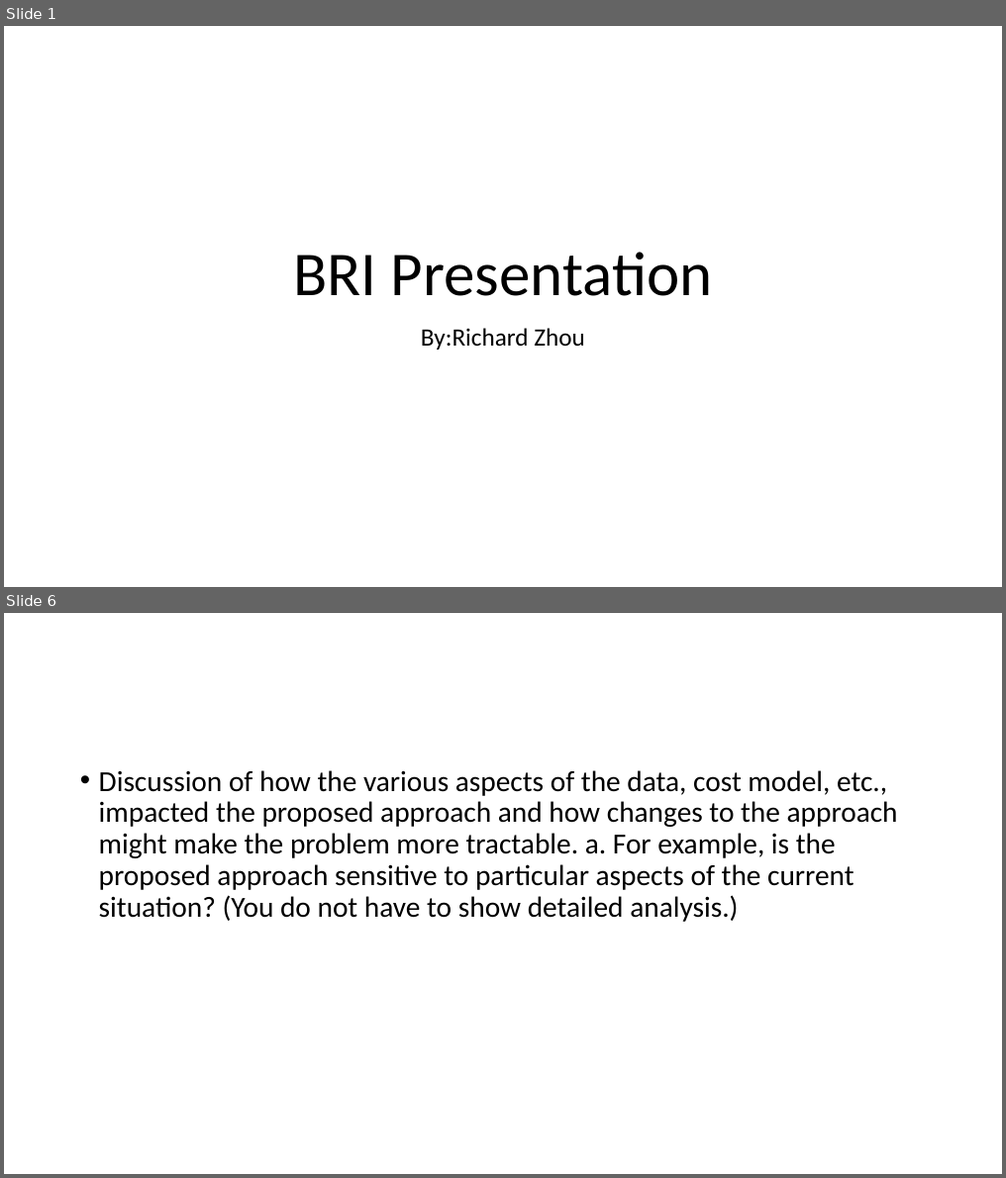
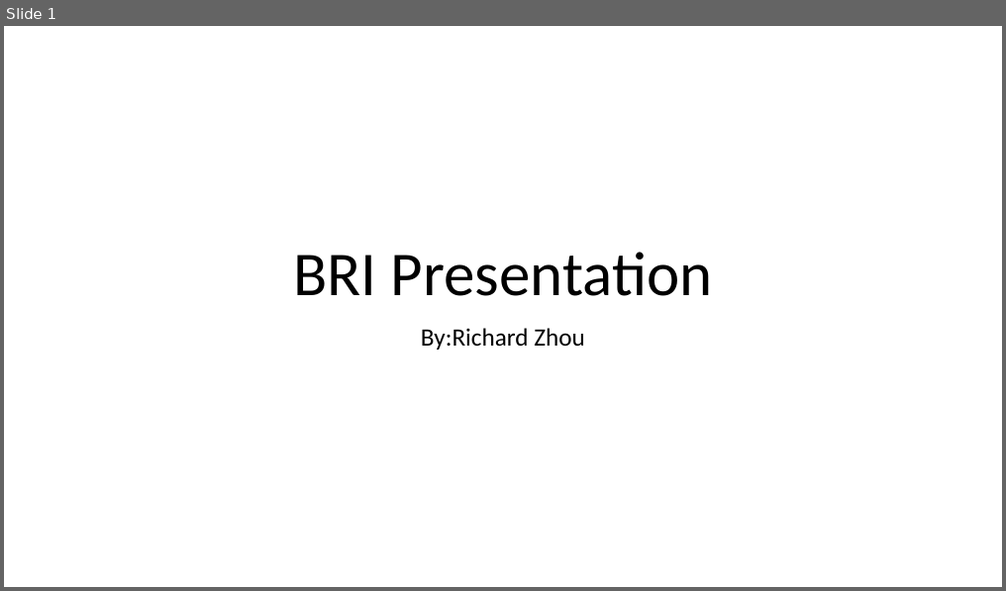
Before and after one commit to zhourichard19/CSE5243, a slide deck: Homework3/Homework3.pptx. Shown one above the other, each under a label of ours: slides 1 and 6 before the commit, slide 1 after it; the slides between them are not shown. The pictures are 1006x1178 and 1006x591 pixels, drawn with LibreOffice and Linux fonts; fonts in the diff are those of the drawing. Boxes give left, top, right and bottom in pixels: in the first picture for what was removed or moved away, otherwise in the second. Text is boxed around its words. In the diff, an @@ line names an element or a change of style, - is before the commit and + after.

```diff
--- a/Homework3/Homework3.pptx
+++ b/Homework3/Homework3.pptx
@@ slide 6 removed at (4, 613, 1002, 1174), background #FFFFFF @@
@@ text removed at (99, 770, 898, 922) @@
-• Discussion of how the various aspects of the data, cost model, etc., impacted the proposed approach and how changes to the approach might make the problem more tractable. a. For example, is the proposed approach sensitive to particular aspects of the current situation? (You do not have to show detailed analysis.)
```
Also in this commit, not shown: 4 slides changed, 9 slides added, 4 other slides removed.
